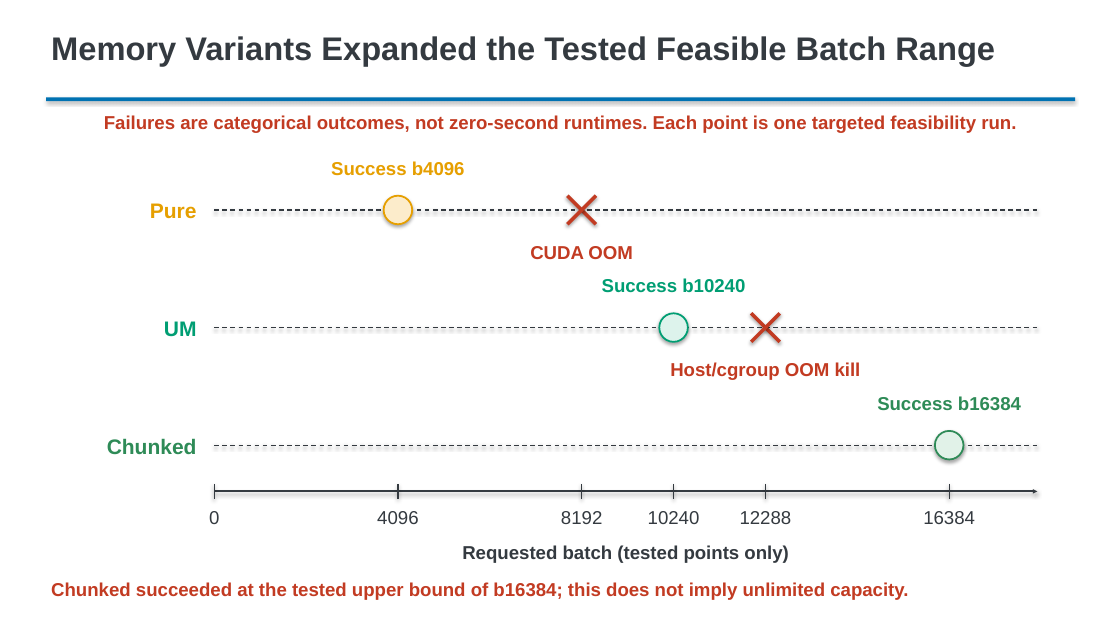
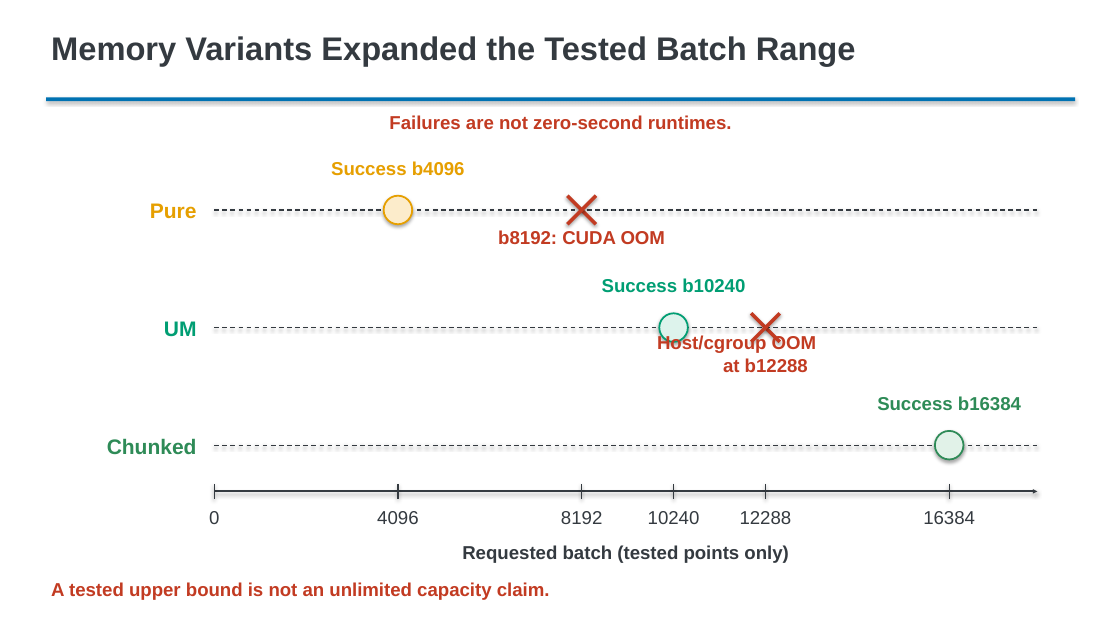
Before and after one commit to m5291091/lab, a slide deck: slide 13 of thesis_bc_project/docs/thesis/presentation/editable/master_thesis_presentation_v1.pptx (slide 11 before the commit). Drawn at 1120x630 pixels with LibreOffice and Linux fonts; fonts in the diff are those of the drawing. Boxes give left, top, right and bottom in pixels: in the first picture for what was removed or moved away, otherwise in the second. Text is boxed around its words. In the diff, an @@ line names an element or a change of style, - is before the commit and + after.

```diff
--- a/thesis_bc_project/docs/thesis/presentation/editable/master_thesis_presentation_v1.pptx
+++ b/thesis_bc_project/docs/thesis/presentation/editable/master_thesis_presentation_v1.pptx
@@ text at (51,36,856,66): text changed @@
-Memory Variants Expanded the Tested Feasible Batch Range
+Memory Variants Expanded the Tested Batch Range
@@ text at (389,115,732,129): text changed @@
-Failures are categorical outcomes, not zero-second runtimes. Each point is one targeted feasibility run.
+Failures are not zero-second runtimes.
@@ text at (498,230,665,244): text changed @@
-CUDA OOM
+b8192: CUDA OOM
@@ text at (657,335,816,372): text changed @@
-Host/cgroup OOM kill
+Host/cgroup OOM
+at b12288
@@ text at (51,582,550,600): text changed @@
-Chunked succeeded at the tested upper bound of b16384; this does not imply unlimited capacity.
+A tested upper bound is not an unlimited capacity claim.
```
Also in this commit, not shown: 13 other slides changed, 6 slides added, 5 slides removed, 5 other files.
